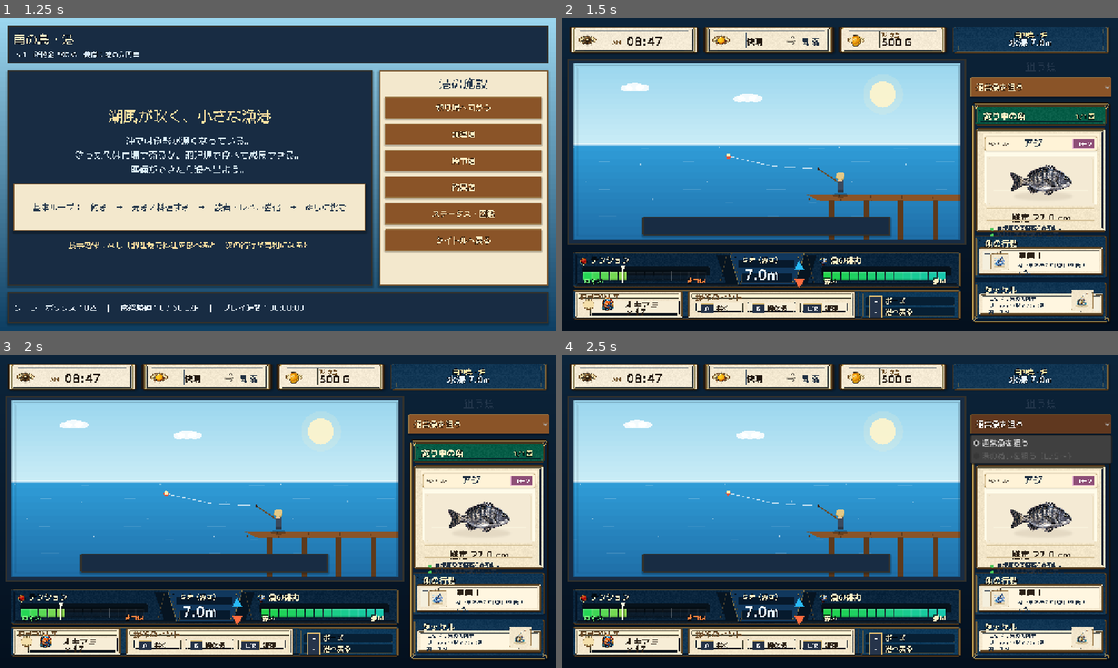
Above: before the commit, frames 1-4 (two rows, left to right).
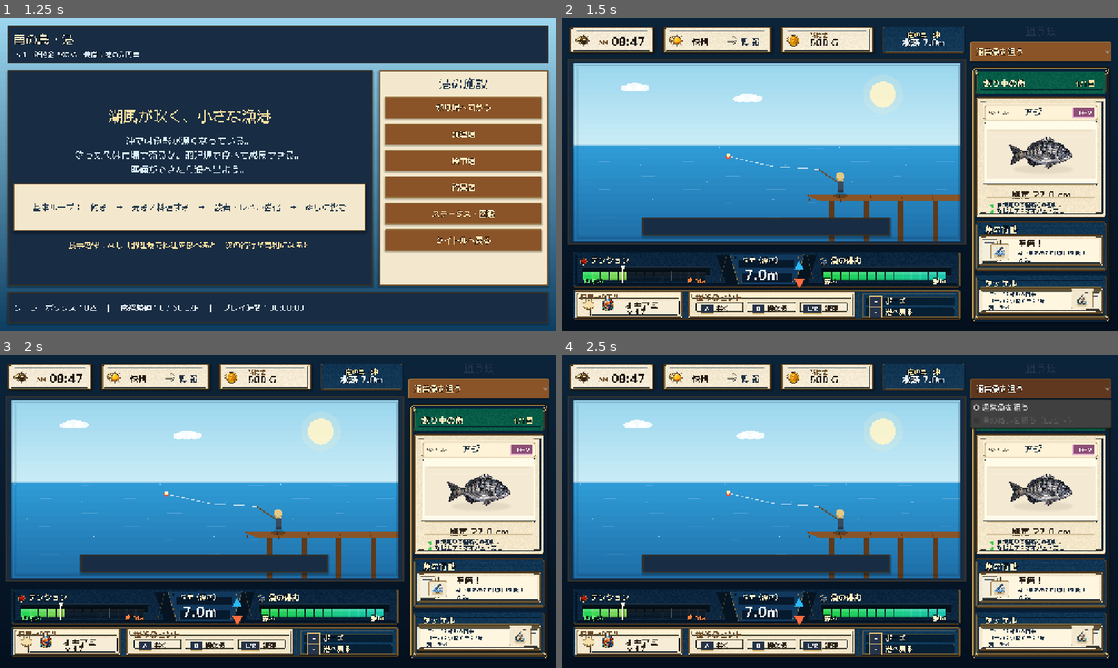
Above: after the commit, the same moments.

Repository: RYUKOU-OKUMURA/tsuri_quest_umi_mvp
Game: Godot game, scene res://scenes/main.tscn
Same seed, same stepped clock (60 frames per second), same inputs: the game is played once before the commit and once after it.
Inputs:
- Up to frame 1 (1.25 s): click "ゲームを始める" at 0.5 s
- Up to frame 2 (1.5 s): click "釣り場へ向かう" at 1.25 s
- Up to frame 3 (2 s): no input
- Up to frame 4 (2.5 s): click "通常魚を狙う" at 2 s

Frame 1 is identical in both runs. In frame 2, 20% of the frame differs, in the area x 1-99%, y 2-98%; in frame 3, 20%; in frame 4, 21%.

Commit message:
Align fight top layout with reference

Diff:
--- a/src/ui/components/fight_status_bar.gd
+++ b/src/ui/components/fight_status_bar.gd
@@ -69,10 +69,10 @@
 	var y := rect.position.y + rect.size.y * 0.08
 	var h := rect.size.y * 0.84
 	return [
-		Rect2(rect.position.x + w * 0.000, y, w * 0.245, h),
-		Rect2(rect.position.x + w * 0.247, y, w * 0.247, h),
-		Rect2(rect.position.x + w * 0.496, y, w * 0.205, h),
-		Rect2(rect.position.x + w * 0.704, y, w * 0.296, h),
+		Rect2(rect.position.x + w * 0.000, y, w * 0.222, h),
+		Rect2(rect.position.x + w * 0.235, y, w * 0.282, h),
+		Rect2(rect.position.x + w * 0.530, y, w * 0.242, h),
+		Rect2(rect.position.x + w * 0.785, y, w * 0.215, h),
 	]
 
 
@@ -80,7 +80,7 @@
 	if dark:
 		_draw_centered_dark_slot(font, rect, title, body)
 		return
-	var icon_space := clampf(rect.size.y * 1.60, 98.0, 118.0)
+	var icon_space := clampf(rect.size.y * 1.12, 68.0, 78.0)
 	var text_x := rect.position.x + icon_space
 	var max_width := rect.end.x - text_x - 18.0
 	var title_size := 15 if dark else 14
@@ -95,7 +95,7 @@
 	if not dark and title == "AM":
 		var am_y := rect.position.y + rect.size.y * 0.66
 		_draw_text_clipped(font, title, Vector2(text_x, am_y), 14, title_color, max_width, outline)
-		_draw_text_clipped(font, body, Vector2(text_x + 34.0, am_y + 3.0), 28, body_color, max_width - 34.0, outline)
+		_draw_text_clipped(font, body, Vector2(text_x + 29.0, am_y + 3.0), 26, body_color, max_width, outline)
 		return
 	if not dark and title == "快晴":
 		var inline_y := rect.position.y + rect.size.y * 0.66
@@ -103,10 +103,10 @@
 		var wind_icon_size := 26.0
 		_draw_top_sheet_icon(
 			ICON_WIND,
-			Rect2(Vector2(text_x + 90.0, rect.position.y + (rect.size.y - wind_icon_size) * 0.5 + 1.0), Vector2(wind_icon_size, wind_icon_size)),
+			Rect2(Vector2(text_x + 78.0, rect.position.y + (rect.size.y - wind_icon_size) * 0.5 + 1.0), Vector2(wind_icon_size, wind_icon_size)),
 			Color(1.0, 1.0, 1.0, 0.92)
 		)
-		_draw_text_clipped(font, body, Vector2(text_x + 126.0, inline_y), 19, Palette.TEXT_DARK, max_width - 126.0, outline)
+		_draw_text_clipped(font, body, Vector2(text_x + 110.0, inline_y), 19, Palette.TEXT_DARK, max_width - 110.0, outline)
 		return
 	_draw_text_clipped(font, title, Vector2(text_x, title_y), title_size, title_color, max_width, outline)
 	_draw_text_clipped(font, body, Vector2(text_x, body_y), body_size, body_color, max_width, outline)
@@ -142,7 +142,7 @@
 		return
 	var icon_size := clampf(rect.size.y * 0.52, 32.0, 38.0)
 	var icon_rect := Rect2(
-		rect.position + Vector2(28.0, (rect.size.y - icon_size) * 0.5 + 1.0),
+		rect.position + Vector2(20.0, (rect.size.y - icon_size) * 0.5 + 1.0),
 		Vector2(icon_size, icon_size)
 	)
 	_draw_top_sheet_icon(icon_index, icon_rect, Color(1.0, 1.0, 1.0, 0.96))
--- a/src/ui/fishing_screen.gd
+++ b/src/ui/fishing_screen.gd
@@ -48,11 +48,6 @@
 	layout.add_theme_constant_override("separation", 6)
 	root.add_child(layout)
 
-	_fight_status_bar = FightStatusBarScript.new()
-	_fight_status_bar.size_flags_horizontal = Control.SIZE_EXPAND_FILL
-	_fight_status_bar.bind(_simulator)
-	layout.add_child(_fight_status_bar)
-
 	var body := HBoxContainer.new()
 	body.size_flags_vertical = Control.SIZE_EXPAND_FILL
 	body.add_theme_constant_override("separation", 8)
@@ -64,6 +59,11 @@
 	left_column.size_flags_stretch_ratio = 1.52
 	left_column.add_theme_constant_override("separation", 5)
 	body.add_child(left_column)
+
+	_fight_status_bar = FightStatusBarScript.new()
+	_fight_status_bar.size_flags_horizontal = Control.SIZE_EXPAND_FILL
+	_fight_status_bar.bind(_simulator)
+	left_column.add_child(_fight_status_bar)
 
 	var water_panel := make_panel(true)
 	water_panel.size_flags_horizontal = Control.SIZE_EXPAND_FILL
Binary file changed: assets/showcase/underwater/top_status_frame.png
Not shown, changed: design-qa.md
Not shown, changed: docs/11_underwater_fight_showcase.md
Not shown, changed: tools/generate_underwater_ui_frame_assets.py
